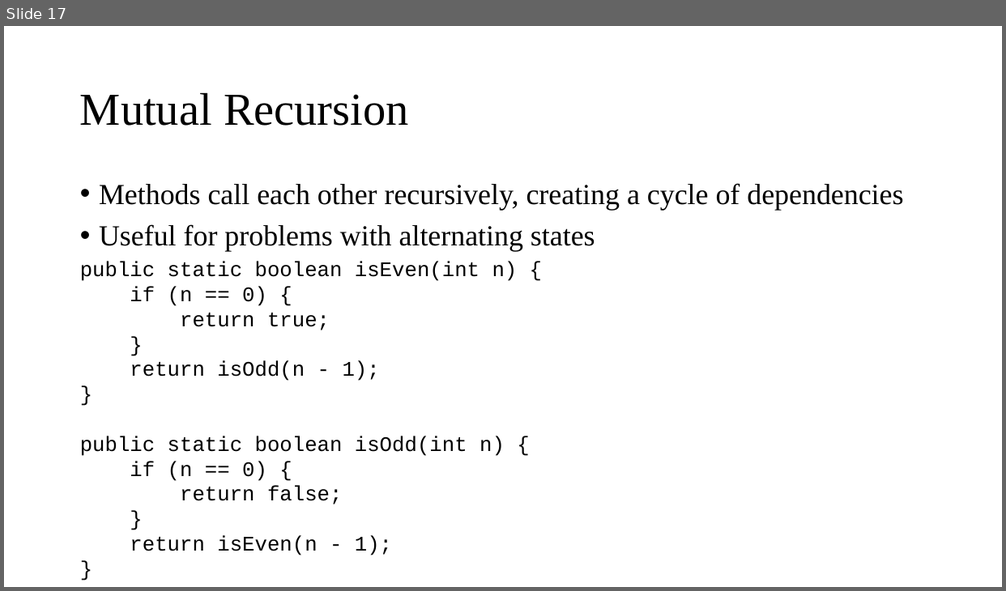
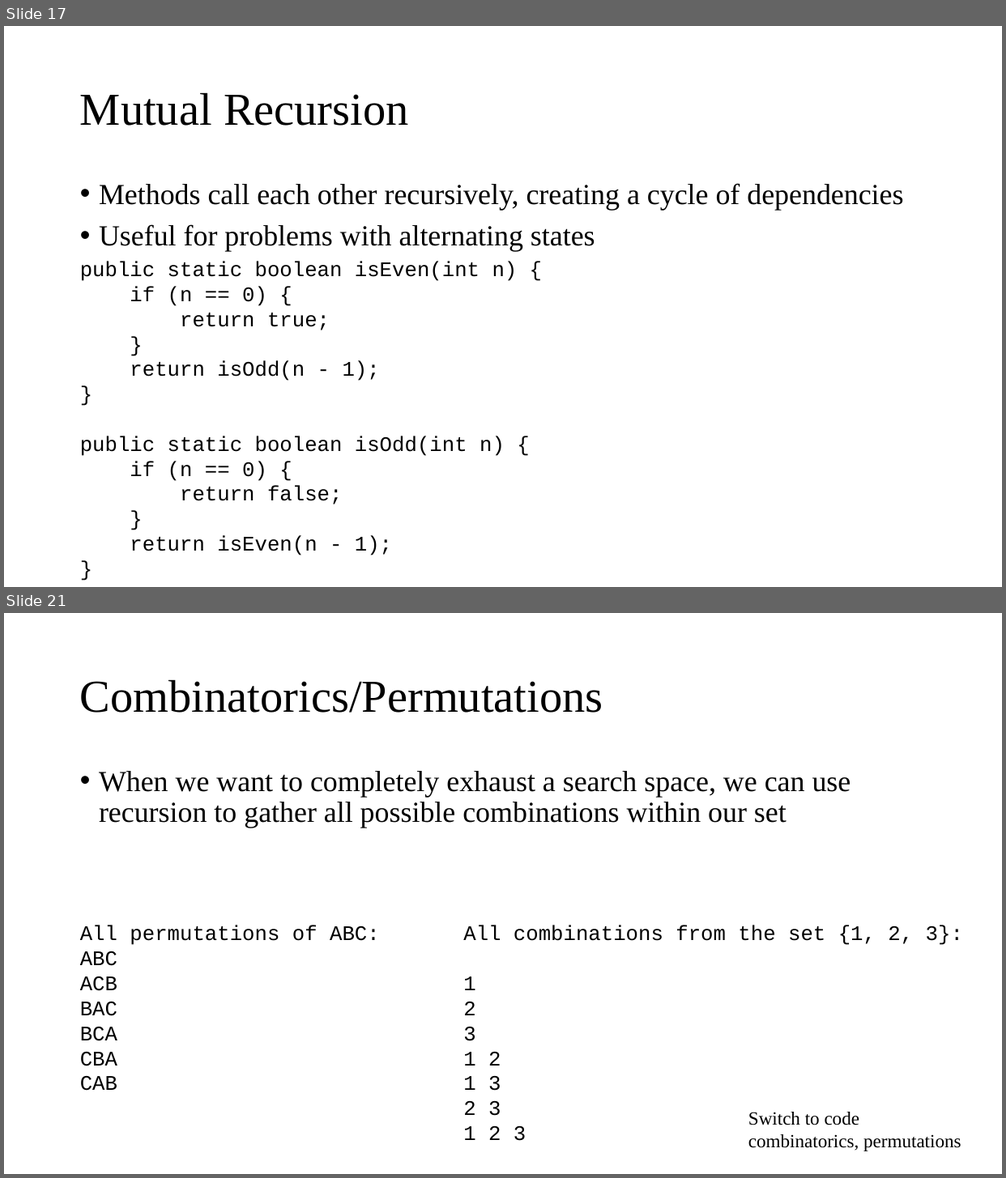
Before and after one commit to AughdonBreslin/CS501IntroToJava, a slide deck: Lectures/14_Recursion.pptx. Shown one above the other, each under a label of ours: slide 17 before the commit, slides 17 and 21 after it; the slides between them are not shown. The pictures are 1006x591 and 1006x1178 pixels, drawn with LibreOffice and Linux fonts; fonts in the diff are those of the drawing. Boxes give left, top, right and bottom in pixels: in the first picture for what was removed or moved away, otherwise in the second. Text is boxed around its words. In the diff, an @@ line names an element or a change of style, - is before the commit and + after.

Commit message:
Lectures 14 Recursion

```diff
--- a/Lectures/14_Recursion.pptx
+++ b/Lectures/14_Recursion.pptx
@@ slide 21 added at (4,613,1002,1174), background #FFFFFF @@
@@ title added at (80,679,603,713), 44 pt, text #000000 @@
+Combinatorics/Permutations
@@ text added at (99,771,851,828), 28 pt, text #000000 @@
+• When we want to completely exhaust a search space, we can use recursion to gather all possible combinations within our set
@@ text added at (80,926,380,1091), 20 pt, text #000000 @@
+All permutations of ABC:
+ABC
+ACB
+BAC
+BCA
+CBA
+CAB
@@ text added at (463,926,963,1141), 20 pt, text #000000 @@
+All combinations from the set {1, 2, 3}:
+1
+2
+3
+1 2
+1 3
+2 3
+1 2 3
@@ text added at (748,1112,961,1152), 18 pt, text #000000 @@
+Switch to code combinatorics, permutations
```
Also in this commit, not shown: 2 slides changed, 3 other slides added, 7 other files.
